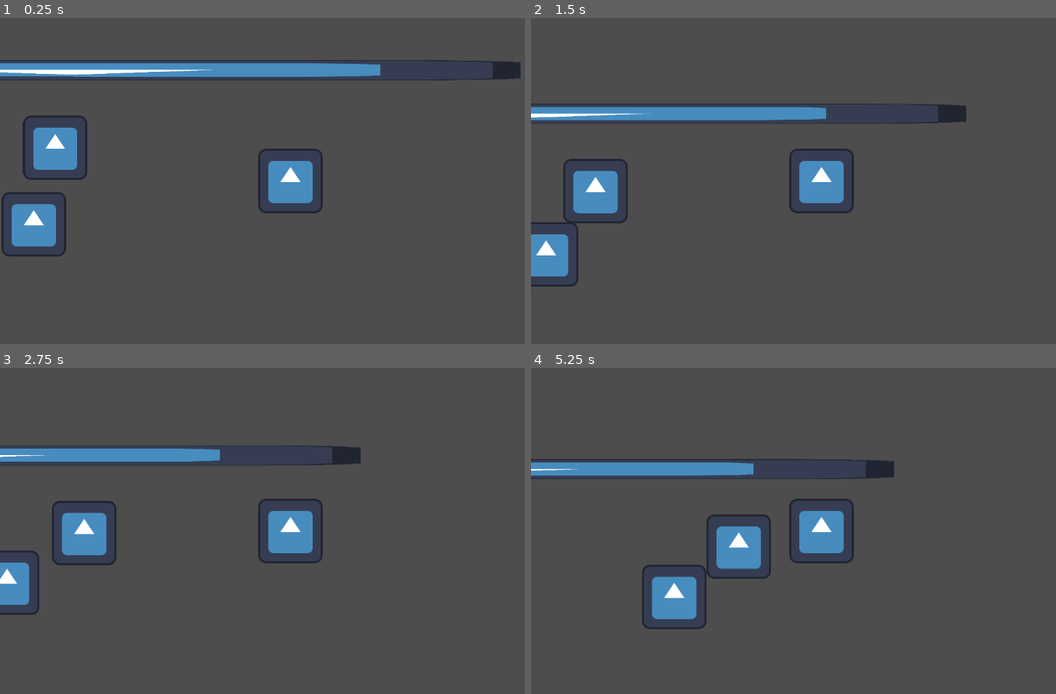
Above: before the commit, frames 1-4 (two rows, left to right).
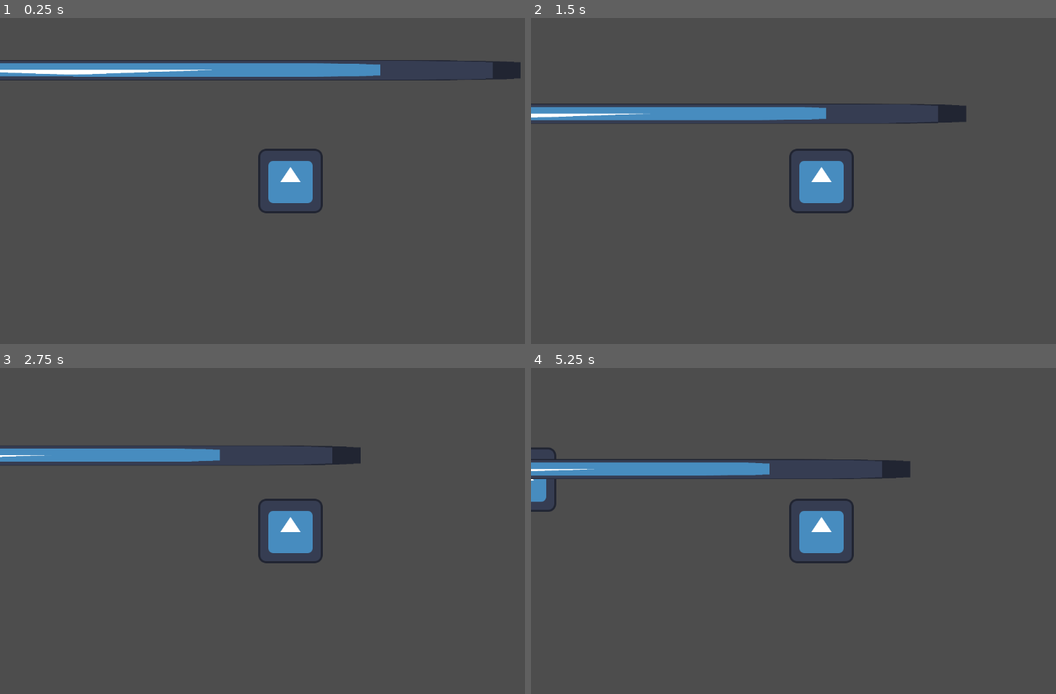
Above: after the commit, the same moments.

Repository: azulws/gamejam
Game: Godot game, scene res://escenas/mundo.tscn
Same seed, same stepped clock (60 frames per second), same inputs: the game is played once before the commit and once after it. The engine's default icon, where the game draws it, is replaced by a stand-in: a white triangle on a blue panel in a dark square.
Inputs:
- Up to frame 1 (0.25 s): no input
- Up to frame 2 (1.5 s): hold W (arriba) 0.53-1.28 s; hold D (der) 0.53-1.28 s; hold S (abajo) from 1.28 s (still down); tap D (der) at 1.35 s
- Up to frame 3 (2.75 s): release S (abajo) at 2.03 s; hold W (arriba) from 2.03 s (still down); hold D (der) from 2.03 s (still down)
- Up to frame 4 (5.25 s): release D (der) at 2.78 s; tap D (der) at 2.85, 4.35 s; release W (arriba) at 3.53 s; hold D (der) 3.53-4.28 s; hold A (izq) 3.53-5.03 s; hold S (abajo) from 5.03 s (still down); hold D (der) from 5.03 s (still down)

The runs differ from the first frame. In frame 1, 2.8% of the frame differs, in the area x 0-17%, y 29-74%; in frame 2, 2.5%; in frame 3, 2.3%; in frame 4, 3.6%, in the area x 0-73%, y 24-81%.

Commit message:
spawner random de enemigos

Diff:
--- /dev/null
+++ b/gamejam/codigo/enemy_spawner.gd
@@ -0,0 +1,18 @@
+extends Node
+
+const ENEMY_TYPES = [
+	preload("res://escenas/enemy_straight.tscn"),
+	preload("res://escenas/enemy_zigzag.tscn")
+]
+
+func _ready() -> void:
+	randomize()
+
+func _on_timer_timeout() -> void:
+	spawn_enemy(Vector2.ZERO)
+
+func spawn_enemy(position: Vector2) -> void:
+	var enemy_scene = ENEMY_TYPES[randi() % (ENEMY_TYPES.size())]
+	var enemy = enemy_scene.instantiate()
+	enemy.position = position
+	add_child(enemy)
--- /dev/null
+++ b/gamejam/codigo/movement_pattern.gd
@@ -0,0 +1,5 @@
+extends Node
+
+func apply_movement(node: Node2D, delta: float) -> void:
+	# Sobrescribir en subclases para patrones específicos
+	pass
--- /dev/null
+++ b/gamejam/codigo/movement_pattern_straight.gd
@@ -0,0 +1,4 @@
+extends "res://codigo/movement_pattern.gd"
+
+func apply_movement(node: Node2D, delta: float) -> void:
+	node.position.x += SPEED * delta
--- /dev/null
+++ b/gamejam/codigo/movement_pattern_zigzag.gd
@@ -0,0 +1,19 @@
+extends "res://codigo/movement_pattern.gd"
+
+# Variables para controlar el zigzag
+func _init(zigzag_time = 1.0) -> void:
+	change_time = zigzag_time
+var change_time
+var direction = Vector2(1, -1)  # Dirección inicial (diagonal hacia arriba)
+var timer = 0.0  # Temporizador para el cambio de dirección
+
+func apply_movement(node: Node2D, delta: float) -> void:
+	# Mover en la dirección actual
+	position += direction.normalized() * SPEED * delta
+
+	# Actualizar temporizador
+	timer += delta
+	if timer >= change_time:
+		# Cambiar la dirección del zigzag
+		timer = 0.0
+		direction.y *= -1
--- /dev/null
+++ b/gamejam/codigo/mundo.gd
@@ -0,0 +1,6 @@
+extends Node2D
+
+@onready var enemy_spawner: Node = $Enemy_spawner
+
+func _ready() -> void:
+	enemy_spawner.spawn_enemy(Vector2.ZERO)
--- /dev/null
+++ b/gamejam/escenas/enemy_spawner.tscn
@@ -0,0 +1,12 @@
+[gd_scene load_steps=2 format=3 uid="uid://hq4qnpivn7fh"]
+
+[ext_resource type="Script" path="res://codigo/enemy_spawner.gd" id="1_23b78"]
+
+[node name="Enemy_spawner" type="Node"]
+script = ExtResource("1_23b78")
+
+[node name="Timer" type="Timer" parent="."]
+wait_time = 0.5
+autostart = true
+
+[connection signal="timeout" from="Timer" to="." method="_on_timer_timeout"]
--- a/gamejam/escenas/mundo.tscn
+++ b/gamejam/escenas/mundo.tscn
@@ -1,12 +1,13 @@
-[gd_scene load_steps=6 format=3 uid="uid://c1k8jtm1tfs7d"]
+[gd_scene load_steps=5 format=3 uid="uid://c1k8jtm1tfs7d"]
 
+[ext_resource type="PackedScene" uid="uid://hq4qnpivn7fh" path="res://escenas/enemy_spawner.tscn" id="1_0t6jh"]
 [ext_resource type="PackedScene" uid="uid://domoyeie03bdd" path="res://escenas/jugador.tscn" id="1_uceuo"]
 [ext_resource type="PackedScene" uid="uid://bkqxjv25p26tt" path="res://escenas/limiteMapa.tscn" id="2_kmei0"]
 [ext_resource type="Texture2D" uid="uid://8am5mw07dpqu" path="res://icon.svg" id="3_p2i8y"]
-[ext_resource type="PackedScene" uid="uid://bgdb4ijvehy5f" path="res://escenas/enemy_straight.tscn" id="4_5edpd"]
-[ext_resource type="PackedScene" uid="uid://6d58hicp6w8x" path="res://escenas/enemy_zigzag.tscn" id="5_v66hc"]
 
 [node name="mundo" type="Node2D"]
+
+[node name="Enemy_spawner" parent="." instance=ExtResource("1_0t6jh")]
 
 [node name="Limites" type="Node" parent="."]
 
@@ -30,9 +31,3 @@
 [node name="Jugador" parent="." instance=ExtResource("1_uceuo")]
 position = Vector2(944, 199)
 motion_mode = 1
-
-[node name="Enemy_straight" parent="." instance=ExtResource("4_5edpd")]
-position = Vector2(440, 133)
-
-[node name="Enemy_zigzag" parent="." instance=ExtResource("5_v66hc")]
-position = Vector2(408, 312)
